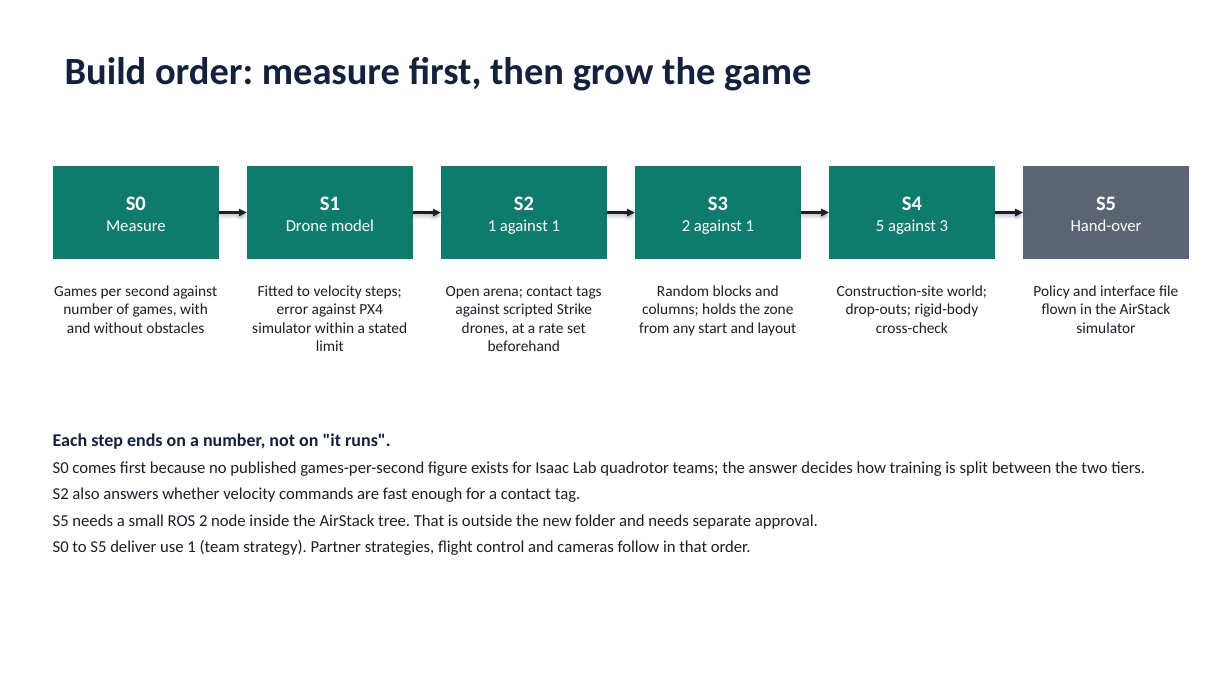
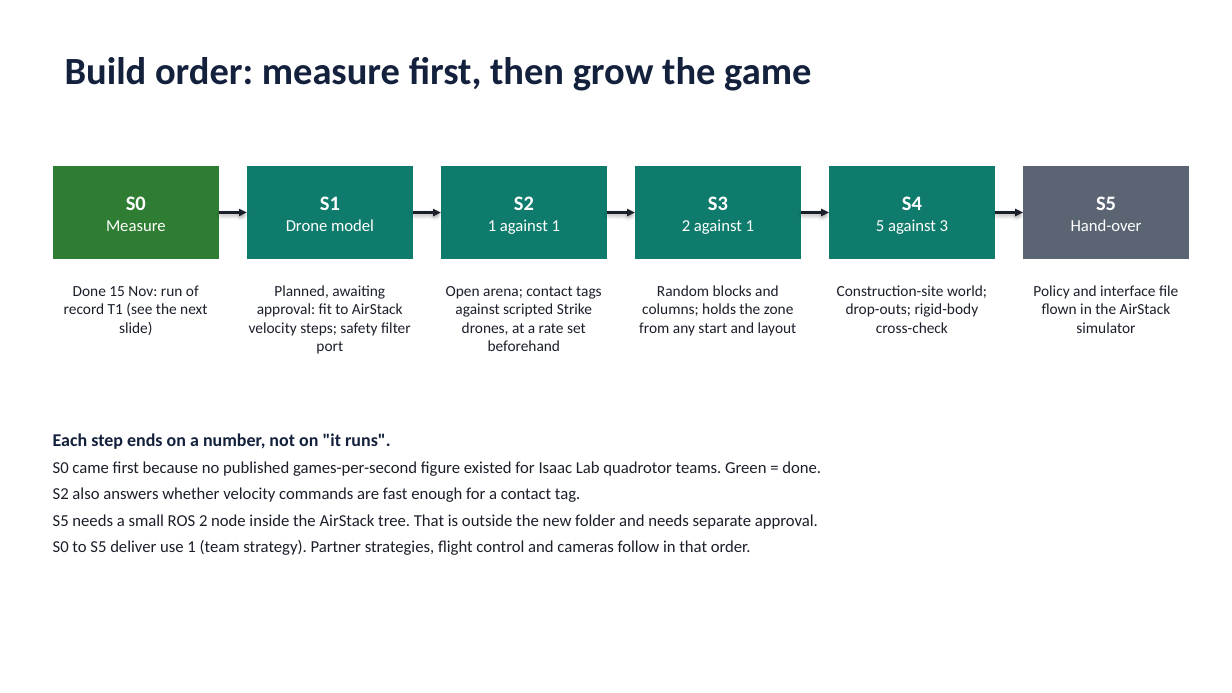
Before and after one commit to AI-DA-STC/AirStack-starling-max2, a slide deck: slide 12 of svg_training/docs/pipeline/training-pipeline.pptx. Drawn at 1232x693 pixels with LibreOffice and Linux fonts; fonts in the diff are those of the drawing. Boxes give left, top, right and bottom in pixels: in the first picture for what was removed or moved away, otherwise in the second. Text is boxed around its words. In the diff, an @@ line names an element or a change of style, - is before the commit and + after.

```diff
--- a/svg_training/docs/pipeline/training-pipeline.pptx
+++ b/svg_training/docs/pipeline/training-pipeline.pptx
@@ rectangle "S0" at box(53, 166, 219, 259): fill #0F7B6C to #2E7D32 @@
@@ text at box(64, 285, 207, 335): text changed @@
-Games per second against number of games, with and without obstacles
+Done 15 Nov: run of record T1 (see the next slide)
@@ text at box(249, 285, 411, 354): text changed @@
-Fitted to velocity steps; error against PX4 simulator within a stated limit
+Planned, awaiting approval: fit to AirStack velocity steps; safety filter port
@@ text at box(53, 461, 821, 476): text changed @@
-S0 comes first because no published games-per-second figure exists for Isaac Lab quadrotor teams; the answer decides how training is split between the two tiers.
+S0 came first because no published games-per-second figure existed for Isaac Lab quadrotor teams. Green = done.
```
Also in this commit, not shown: 2 other slides changed, 1 slide added, 15 other files.
